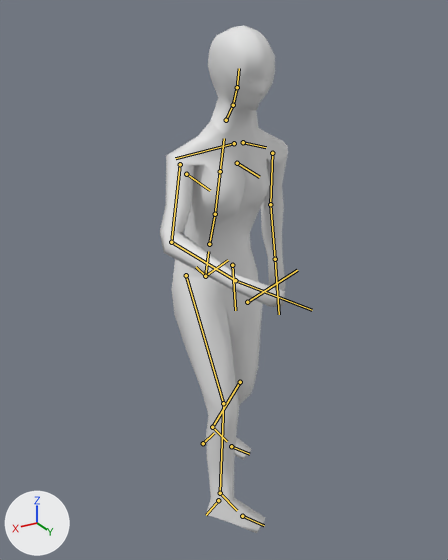
One commit to the glTF model models/human_female.glb: the scene before it, then after it.
Both versions are drawn from a 50 mm camera at (1.008, 1.763, 1.721) aimed at (0.011, 0.1, 0.889). Arrows for +X, +Y and +Z are at lower left; the lights stay in place. Both versions are drawn at frame 30 of the action 'idle_combat'; the numbers are the values there. The bones that bend it are drawn over the model as lines.

Objects in the first picture: 'eyes', 'human_female'.
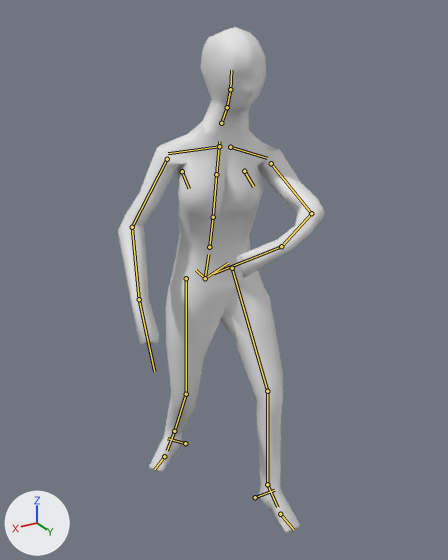
What differs and where, as boxes [x1, y1, x2, y2] in the pictures (448 x 560 px):
'human_female', posed (61% wider): before [160, 25, 288, 533]; after [118, 27, 325, 534]
'eyes', posed: before [247, 77, 269, 83]; after [237, 78, 260, 83]
bone 'spine', root to tip: before (205, 276) to (208, 251); after (205, 278) to (208, 254)
bone 'spine.001', root to tip: before (209, 244) to (215, 214); after (209, 247) to (213, 217)
bone 'spine.003', root to tip: before (220, 171) to (224, 138); after (216, 174) to (219, 141)
bone 'spine.004', root to tip: before (226, 120) to (233, 105); after (221, 123) to (227, 107)
bone 'shoulder.L', root to tip: before (243, 142) to (266, 147); after (230, 147) to (267, 158)
bone 'upper_arm.L', root to tip: before (272, 153) to (270, 204); after (271, 163) to (311, 213)
bone 'forearm.L', root to tip: before (270, 204) to (275, 259); after (311, 213) to (281, 246)
bone 'hand.L', root to tip: before (275, 259) to (279, 314); after (281, 246) to (213, 273)
bone 'upper_arm.R', root to tip: before (180, 164) to (171, 242); after (167, 159) to (132, 227)
bone 'forearm.R', root to tip: before (171, 242) to (235, 280); after (132, 227) to (139, 299)
bone 'hand.R', root to tip: before (235, 280) to (312, 310); after (139, 299) to (154, 371)
bone 'thigh.L', root to tip: before (232, 265) to (235, 310); after (232, 268) to (267, 391)
bone 'shin.L', root to tip: before (240, 382) to (212, 427); after (267, 391) to (267, 484)
bone 'foot.L', root to tip: before (212, 427) to (227, 441); after (267, 484) to (277, 507)
bone 'thigh.R', root to tip: before (186, 275) to (223, 403); after (186, 278) to (186, 394)
bone 'shin.R', root to tip: before (223, 403) to (220, 493); after (186, 394) to (174, 431)
bone 'foot.R', root to tip: before (220, 493) to (237, 510); after (174, 431) to (167, 450)

The change in detail:
Bone 'spine' (bone_spine) moves from (-0.003, -0.058, -0.015) to (-0.002, -0.069, -0.018).
Bone 'spine.001' (bone_spine_001) turns from (-9, 9, 0) to (-8, -20, 1) degrees about its own x, y and z.
Bone 'spine.003' (bone_spine_003) turns from (0, 0, 0) to (0, 3, 1) degrees about its own x, y and z.
Bone 'spine.004' (bone_spine_004) turns from (0, 0, 0) to (4, 18, 9) degrees about its own x, y and z.
Bone 'shoulder.L' (bone_shoulder_l) turns from (21, 10, 15) to (23, 11, 8) degrees about its own x, y and z.
Bone 'upper_arm.L' (bone_upper_arm_l) turns from (8, 19, 48) to (-68, -12, 23) degrees about its own x, y and z.
Bone 'forearm.L' (bone_forearm_l) turns from (-7, 0, 9) to (-26, 5, 57) degrees about its own x, y and z.
Bone 'hand.L' (bone_hand_l) turns from (-17, -2, -9) to (-9, 7, 9) degrees about its own x, y and z.
Bone 'upper_arm.R' (bone_upper_arm_r) turns from (-40, 15, -44) to (-23, 10, -36) degrees about its own x, y and z.
Bone 'forearm.R' (bone_forearm_r) turns from (-30, 9, -66) to (-21, 30, -53) degrees about its own x, y and z.
Bone 'hand.R' (bone_hand_r) turns from (-9, 2, 5) to (-10, 7, 1) degrees about its own x, y and z.
Bone 'thigh.L' (bone_thigh_l) turns from (4, 0, 0) to (28, 0, 0) degrees about its own x, y and z.
Bone 'shin.L' (bone_shin_l) turns from (-30, 0, 0) to (-21, 16, -6) degrees about its own x, y and z.
Bone 'foot.L' (bone_foot_l) turns from (23, -23, 14) to (-12, -6, 13) degrees about its own x, y and z.
Bone 'thigh.R' (bone_thigh_r) turns from (26, 0, 0) to (-3, 19, -5) degrees about its own x, y and z.
Bone 'shin.R' (bone_shin_r) turns from (-24, -16, 6) to (-27, 0, -1) degrees about its own x, y and z.
Bone 'foot.R' (bone_foot_r) turns from (-4, -7, 9) to (22, 32, -15) degrees about its own x, y and z.
